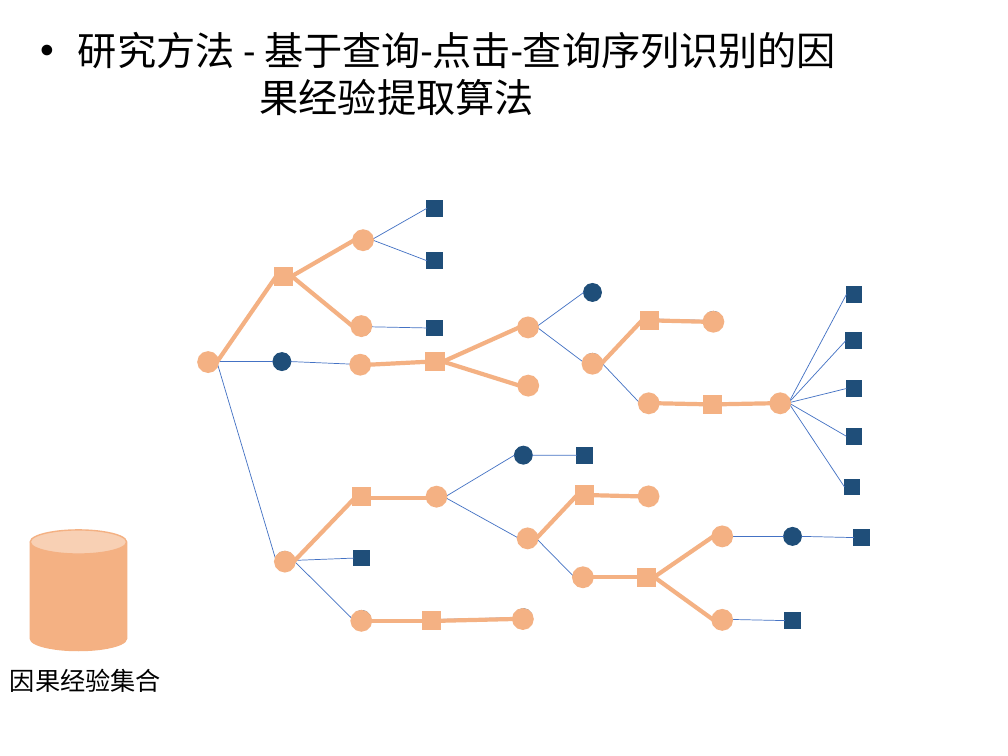
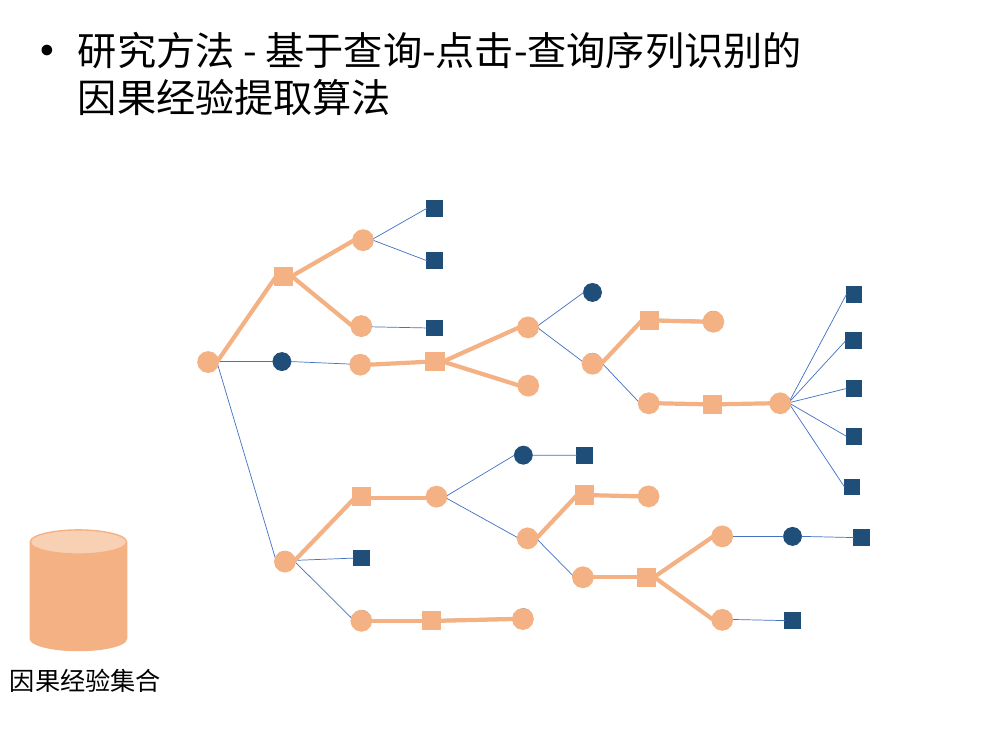
Before and after one commit to luxurymask/recommendation, a slide deck: slide 15 of phase5/答辩ppt.pptx. Drawn at 1008x756 pixels with LibreOffice and Linux fonts; fonts in the diff are those of the drawing. Boxes give left, top, right and bottom in pixels: in the first picture for what was removed or moved away, otherwise in the second. Text is boxed around its words. In the diff, an @@ line names an element or a change of style, - is before the commit and + after.

Commit message:
黑体，去掉搜索经验一致性模型

```diff
--- a/phase5/答辩ppt.pptx
+++ b/phase5/答辩ppt.pptx
@@ text at [78, 32, 802, 115]: text changed; font Calibri to Noto Sans CJK SC @@
-• 研究方法 - 基于查询-点击-查询序列识别的因
-果经验提取算法
+• 研究方法 - 基于查询-点击-查询序列识别的 因果经验提取算法
```
Also in this commit, not shown: 25 other slides changed.
